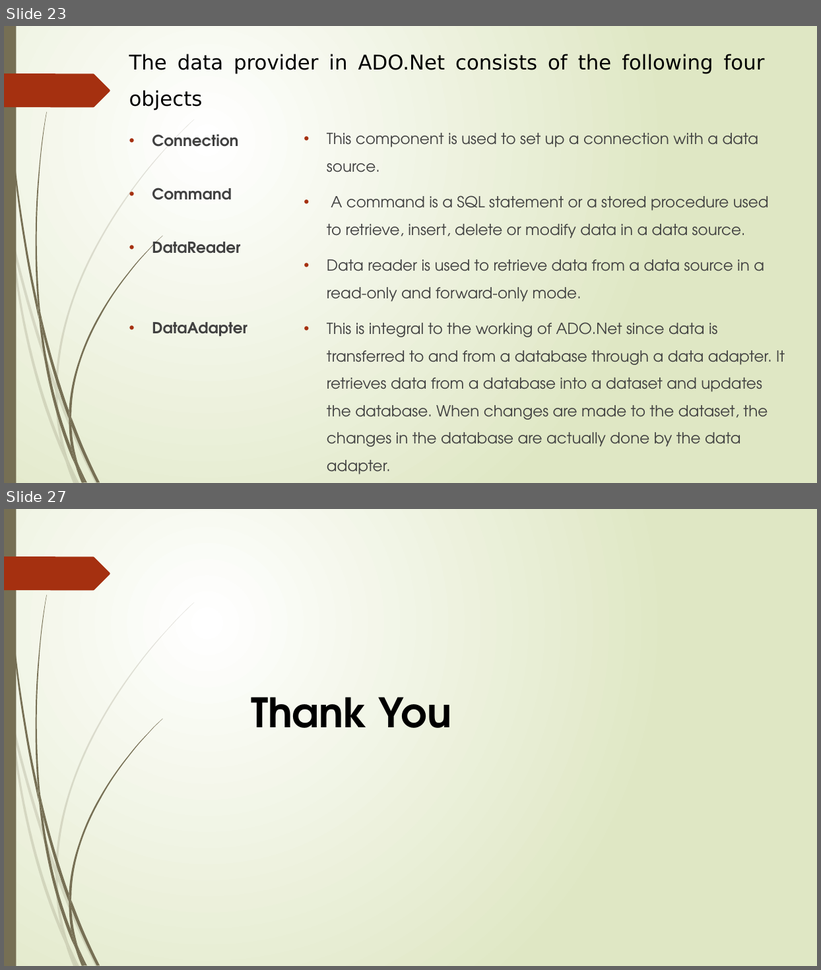
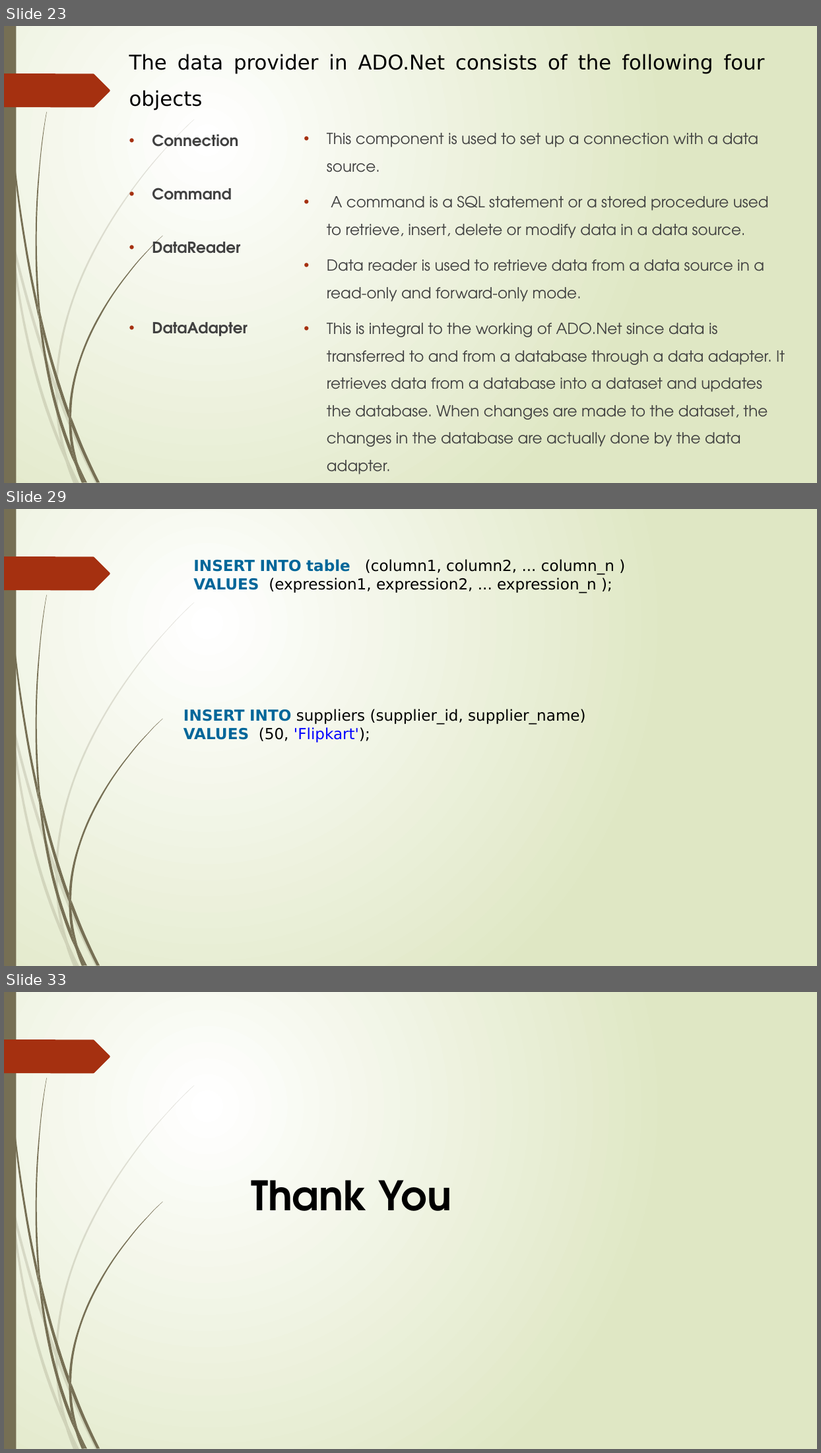
Before and after one commit to factopic/Visaul_Basic, a slide deck: PPT/VB_1.pptx. Shown one above the other, each under a label of ours: slides 23 and 27 before the commit, slides 23, 29 and 33 after it; the slides between them are not shown. The pictures are 821x970 and 821x1453 pixels, drawn with LibreOffice and Linux fonts; fonts in the diff are those of the drawing. Boxes give left, top, right and bottom in pixels: in the first picture for what was removed or moved away, otherwise in the second. Text is boxed around its words. In the diff, an @@ line names an element or a change of style, - is before the commit and + after.

```diff
--- a/PPT/VB_1.pptx
+++ b/PPT/VB_1.pptx
@@ slide 29 added at box(4, 509, 817, 966), background gradient #FFFFFF to #DFE8C4; not listed: 24 template elements that a slide beside it also shows @@
@@ text added at box(193, 559, 614, 593), 18 pt, text #000000 @@
+INSERT INTO table (column1, column2, ... column_n )
+VALUES (expression1, expression2, ... expression_n );
@@ text added at box(184, 709, 585, 743), 18 pt, text #000000 @@
+INSERT INTO suppliers (supplier_id, supplier_name)
+VALUES (50, 'Flipkart');
@@ what was slide 27 is now slide 33 @@
```
Also in this commit, not shown: 3 slides changed, 5 other slides added.
